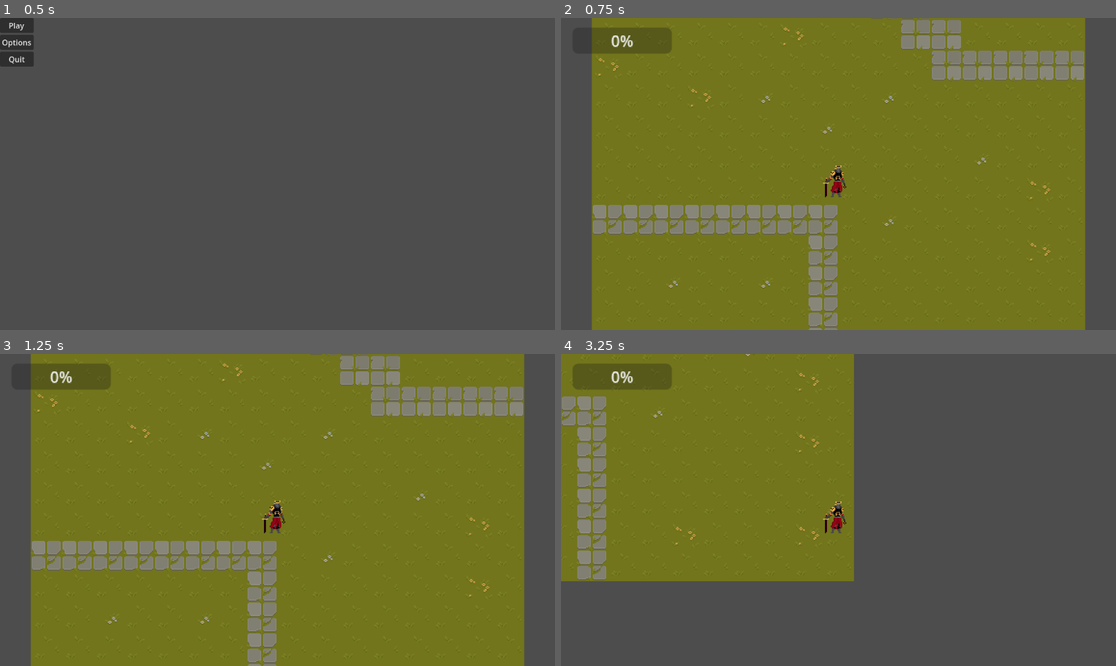
Above: before the commit, frames 1-4 (two rows, left to right).
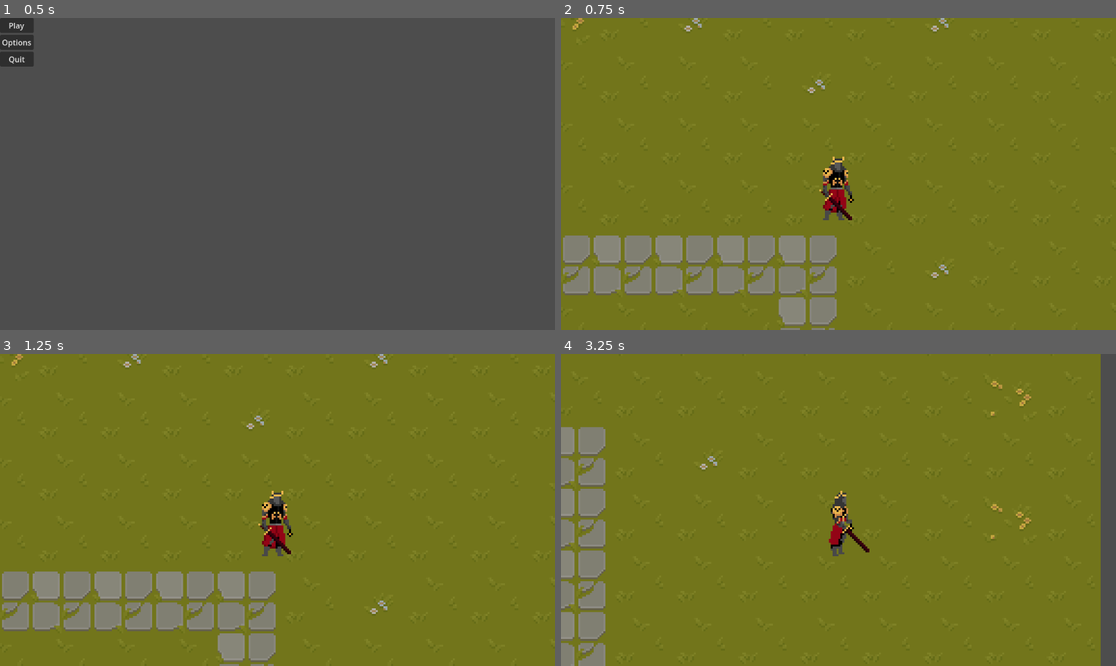
Above: after the commit, the same moments.

Repository: Mad-Rat-Interactive/Nameless-King
Game: Godot game, scene res://autoloads/scenes/main_menu.tscn
Two runs of this game, one before a commit and one after it. Both use one fixed random seed, a clock stepped at 60 frames per second and the inputs below.
Inputs:
- Up to frame 1 (0.5 s): no input
- Up to frame 2 (0.75 s): click "Play" at 0.5 s
- Up to frame 3 (1.25 s): no input
- Up to frame 4 (3.25 s): tap Enter at 1.25 s; hold D (right) 1.28-2.03 s; hold Space (lantern) 1.28-2.03 s; hold S (down) 2.03-2.78 s; tap Space (lantern) at 2.1 s; hold D (right) from 2.78 s (still down); hold Space (lantern) from 2.78 s (still down)

Frame 1 is identical in both runs. In frame 2, 26% of the frame differs, in the area x 0-100%, y 0-100%; in frame 3, 26%; in frame 4, 63%, in the area x 0-98%, y 0-100%.

Commit message:
FEAT: Animations and movement
Animations work with movement
Utilizes blending in statemachine

Diff:
--- a/autoloads/scenes/main.tscn
+++ b/autoloads/scenes/main.tscn
@@ -1,8 +1,7 @@
-[gd_scene load_steps=5 format=3 uid="uid://dlexwhk5oynbb"]
+[gd_scene load_steps=4 format=3 uid="uid://dlexwhk5oynbb"]
 
 [ext_resource type="PackedScene" uid="uid://c5cghjvbrnlb4" path="res://autoloads/scenes/test_map.tscn" id="1_qviu6"]
 [ext_resource type="PackedScene" uid="uid://cf2thel27u0br" path="res://autoloads/scenes/player.tscn" id="2_5i3be"]
-[ext_resource type="Script" path="res://scripts/player.gd" id="3_fbsme"]
 
 [sub_resource type="GDScript" id="GDScript_gh7dl"]
 script/source = "extends Node2D
@@ -24,16 +23,15 @@
 script = SubResource("GDScript_gh7dl")
 
 [node name="Player" parent="." instance=ExtResource("2_5i3be")]
-script = ExtResource("3_fbsme")
 
 [node name="Camera2D" type="Camera2D" parent="Player"]
-zoom = Vector2(2, 2)
+zoom = Vector2(4, 4)
 
 [node name="Health Bar" type="ProgressBar" parent="Player"]
-offset_left = -276.0
-offset_top = -152.0
-offset_right = -173.0
-offset_bottom = -125.0
+offset_left = -229.0
+offset_top = -116.0
+offset_right = -155.0
+offset_bottom = -89.0
 size_flags_vertical = 4
 max_value = 4.0
 step = 1.0
--- a/autoloads/scenes/player.tscn
+++ b/autoloads/scenes/player.tscn
@@ -1,5 +1,6 @@
-[gd_scene load_steps=37 format=3 uid="uid://cf2thel27u0br"]
-
+[gd_scene load_steps=28 format=3 uid="uid://cf2thel27u0br"]
+
+[ext_resource type="Script" path="res://scripts/player.gd" id="1_hx5ka"]
 [ext_resource type="Texture2D" uid="uid://rvr2iam4tumq" path="res://player/sprites/movement.png" id="1_kyptg"]
 [ext_resource type="Texture2D" uid="uid://blweor77qahbo" path="res://player/sprites/idle.png" id="1_w2784"]
 [ext_resource type="Texture2D" uid="uid://dy7y1nvgtkqqd" path="res://player/sprites/Up movement.png" id="3_5qapk"]
@@ -455,82 +456,55 @@
 [sub_resource type="AnimationNodeAnimation" id="AnimationNodeAnimation_tpngs"]
 animation = &"idle"
 
-[sub_resource type="AnimationNodeAnimation" id="AnimationNodeAnimation_doqxo"]
-animation = &"idle_long"
-
-[sub_resource type="AnimationNodeAnimation" id="AnimationNodeAnimation_frq54"]
+[sub_resource type="AnimationNodeAnimation" id="AnimationNodeAnimation_hl1kx"]
+animation = &"move_left"
+
+[sub_resource type="AnimationNodeAnimation" id="AnimationNodeAnimation_ucsaf"]
+animation = &"move_right"
+
+[sub_resource type="AnimationNodeAnimation" id="AnimationNodeAnimation_x81f8"]
 animation = &"move_down"
 
-[sub_resource type="AnimationNodeAnimation" id="AnimationNodeAnimation_g5s7t"]
-animation = &"move_left"
-
-[sub_resource type="AnimationNodeAnimation" id="AnimationNodeAnimation_jrw8f"]
-animation = &"move_right"
-
-[sub_resource type="AnimationNodeAnimation" id="AnimationNodeAnimation_8dskr"]
+[sub_resource type="AnimationNodeAnimation" id="AnimationNodeAnimation_5f04w"]
 animation = &"move_up"
 
-[sub_resource type="AnimationNodeAnimation" id="AnimationNodeAnimation_osebk"]
-animation = &"twirl"
+[sub_resource type="AnimationNodeBlendSpace2D" id="AnimationNodeBlendSpace2D_vqp8r"]
+blend_point_0/node = SubResource("AnimationNodeAnimation_hl1kx")
+blend_point_0/pos = Vector2(-1, 0)
+blend_point_1/node = SubResource("AnimationNodeAnimation_ucsaf")
+blend_point_1/pos = Vector2(1, 0)
+blend_point_2/node = SubResource("AnimationNodeAnimation_x81f8")
+blend_point_2/pos = Vector2(0, 1.1)
+blend_point_3/node = SubResource("AnimationNodeAnimation_5f04w")
+blend_point_3/pos = Vector2(0, -1.1)
+min_space = Vector2(-1, -1.1)
+max_space = Vector2(1, 1.1)
+blend_mode = 1
 
 [sub_resource type="AnimationNodeStateMachineTransition" id="AnimationNodeStateMachineTransition_tdfm1"]
 advance_mode = 2
 
-[sub_resource type="AnimationNodeStateMachineTransition" id="AnimationNodeStateMachineTransition_3668p"]
-switch_mode = 1
-
-[sub_resource type="AnimationNodeStateMachineTransition" id="AnimationNodeStateMachineTransition_lbt57"]
-switch_mode = 1
-
-[sub_resource type="AnimationNodeStateMachineTransition" id="AnimationNodeStateMachineTransition_545tm"]
-switch_mode = 1
-
-[sub_resource type="AnimationNodeStateMachineTransition" id="AnimationNodeStateMachineTransition_mn5gd"]
-switch_mode = 1
-
-[sub_resource type="AnimationNodeStateMachineTransition" id="AnimationNodeStateMachineTransition_hw4vn"]
-switch_mode = 2
-advance_mode = 0
-
-[sub_resource type="AnimationNodeStateMachineTransition" id="AnimationNodeStateMachineTransition_ualvp"]
-switch_mode = 1
-
-[sub_resource type="AnimationNodeStateMachineTransition" id="AnimationNodeStateMachineTransition_r8ut8"]
-switch_mode = 1
-
-[sub_resource type="AnimationNodeStateMachineTransition" id="AnimationNodeStateMachineTransition_yqbsl"]
-switch_mode = 1
-
-[sub_resource type="AnimationNodeStateMachineTransition" id="AnimationNodeStateMachineTransition_aoevd"]
-switch_mode = 1
-
-[sub_resource type="AnimationNodeStateMachineTransition" id="AnimationNodeStateMachineTransition_0y548"]
+[sub_resource type="AnimationNodeStateMachineTransition" id="AnimationNodeStateMachineTransition_dia1b"]
 advance_mode = 2
-
-[sub_resource type="AnimationNodeStateMachineTransition" id="AnimationNodeStateMachineTransition_h1mn0"]
+advance_condition = &"is_moving"
+
+[sub_resource type="AnimationNodeStateMachineTransition" id="AnimationNodeStateMachineTransition_uklpx"]
 advance_mode = 2
+advance_condition = &"idle"
 
 [sub_resource type="AnimationNodeStateMachine" id="AnimationNodeStateMachine_0raet"]
-states/End/position = Vector2(891, 227)
-states/Start/position = Vector2(191, 227)
-states/idle/node = SubResource("AnimationNodeAnimation_tpngs")
-states/idle/position = Vector2(513, 227)
-states/idle_long/node = SubResource("AnimationNodeAnimation_doqxo")
-states/idle_long/position = Vector2(599, 433)
-states/move_down/node = SubResource("AnimationNodeAnimation_frq54")
-states/move_down/position = Vector2(821, 330)
-states/move_left/node = SubResource("AnimationNodeAnimation_g5s7t")
-states/move_left/position = Vector2(337, 56)
-states/move_right/node = SubResource("AnimationNodeAnimation_jrw8f")
-states/move_right/position = Vector2(690, 56)
-states/move_up/node = SubResource("AnimationNodeAnimation_8dskr")
-states/move_up/position = Vector2(145, 390)
-states/twirl/node = SubResource("AnimationNodeAnimation_osebk")
-states/twirl/position = Vector2(400, 453)
-transitions = ["Start", "idle", SubResource("AnimationNodeStateMachineTransition_tdfm1"), "idle", "move_right", SubResource("AnimationNodeStateMachineTransition_3668p"), "move_right", "idle", SubResource("AnimationNodeStateMachineTransition_lbt57"), "idle", "move_left", SubResource("AnimationNodeStateMachineTransition_545tm"), "move_left", "idle", SubResource("AnimationNodeStateMachineTransition_mn5gd"), "idle", "End", SubResource("AnimationNodeStateMachineTransition_hw4vn"), "idle", "move_up", SubResource("AnimationNodeStateMachineTransition_ualvp"), "move_up", "idle", SubResource("AnimationNodeStateMachineTransition_r8ut8"), "idle", "move_down", SubResource("AnimationNodeStateMachineTransition_yqbsl"), "move_down", "idle", SubResource("AnimationNodeStateMachineTransition_aoevd"), "idle", "twirl", SubResource("AnimationNodeStateMachineTransition_0y548"), "twirl", "idle_long", SubResource("AnimationNodeStateMachineTransition_h1mn0")]
-graph_offset = Vector2(-132, -82)
+states/End/position = Vector2(1033, 344)
+states/Idle/node = SubResource("AnimationNodeAnimation_tpngs")
+states/Idle/position = Vector2(332, 227)
+states/Start/position = Vector2(114, 227)
+states/Walk/node = SubResource("AnimationNodeBlendSpace2D_vqp8r")
+states/Walk/position = Vector2(496, 227)
+transitions = ["Start", "Idle", SubResource("AnimationNodeStateMachineTransition_tdfm1"), "Idle", "Walk", SubResource("AnimationNodeStateMachineTransition_dia1b"), "Walk", "Idle", SubResource("AnimationNodeStateMachineTransition_uklpx")]
+graph_offset = Vector2(-132, 142.369)
 
 [node name="CharacterBody2D" type="CharacterBody2D"]
+script = ExtResource("1_hx5ka")
+speed = 100
 
 [node name="Sprite2D" type="Sprite2D" parent="."]
 texture = ExtResource("1_w2784")
@@ -554,3 +528,6 @@
 root_node = NodePath("../..")
 tree_root = SubResource("AnimationNodeStateMachine_0raet")
 anim_player = NodePath("../AnimationPlayer")
+parameters/conditions/idle = false
+parameters/conditions/is_moving = false
+parameters/Walk/blend_position = Vector2(0, 0)
--- a/scripts/player.gd
+++ b/scripts/player.gd
@@ -2,12 +2,17 @@
 
 @export var speed = 200
 
+@onready var animation_tree: AnimationTree = $Animation/AnimationTree
 
-# Movement synchronized with physics steps, independant of framerate
+# Activate the animation tree when the scene is ready
+func _ready():
+	animation_tree.active = true
+
+# Movement synchronized with physics steps, independent of framerate
 func _physics_process(delta):
 	velocity = Vector2.ZERO # Player movement vector.
 
-
+	# Input checks for movement directions
 	if Input.is_action_pressed("up"):
 		velocity.y -= 1
 	if Input.is_action_pressed("down"):
@@ -17,7 +22,29 @@
 	if Input.is_action_pressed("right"):
 		velocity.x += 1
 
-	if velocity.length() > 0 :
+	# Normalize the velocity and scale it by speed if the player is moving
+	if velocity.length() > 0:
 		velocity = velocity.normalized() * speed
 
+	# Update the position
 	position += velocity * delta
+
+	# Update the blend position of the animation based on movement
+	update_animation_parameter(velocity)
+
+# Called every frame, handles other updates
+func _process(delta):
+	pass
+
+# Update animation parameters based on the player's velocity
+func update_animation_parameter(velocity: Vector2):
+	# Set the conditions in the AnimationTree
+	if velocity == Vector2.ZERO:
+		animation_tree["parameters/conditions/idle"] = true
+		animation_tree["parameters/conditions/is_moving"] = false
+	else:
+		animation_tree["parameters/conditions/idle"] = false
+		animation_tree["parameters/conditions/is_moving"] = true
+
+	# Update the blend position based on the velocity
+	animation_tree["parameters/Walk/blend_position"] = velocity.normalized()
